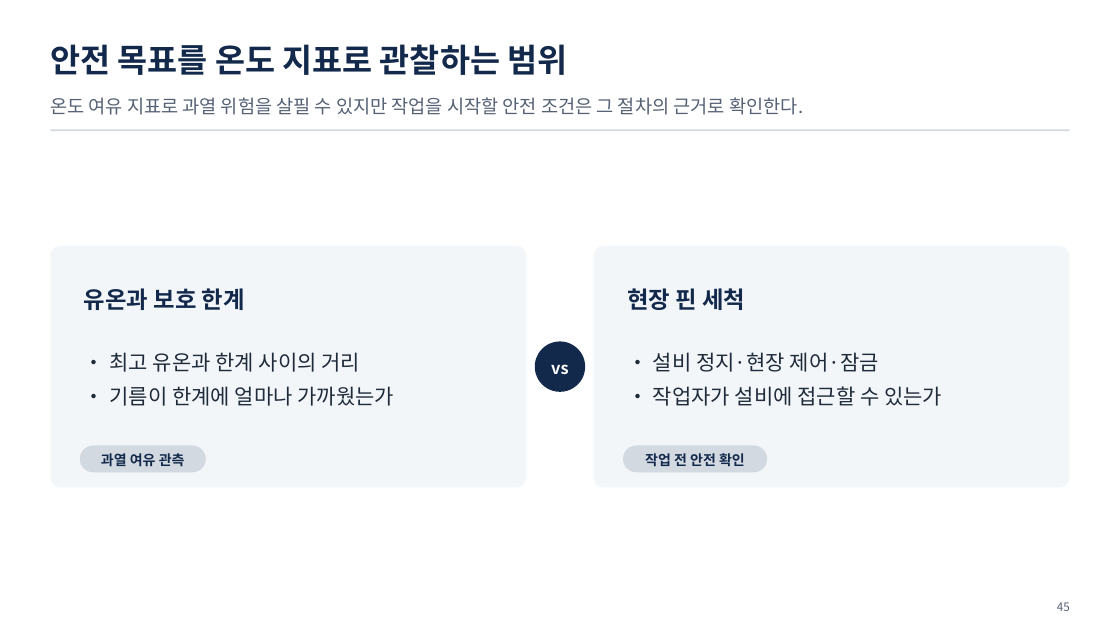
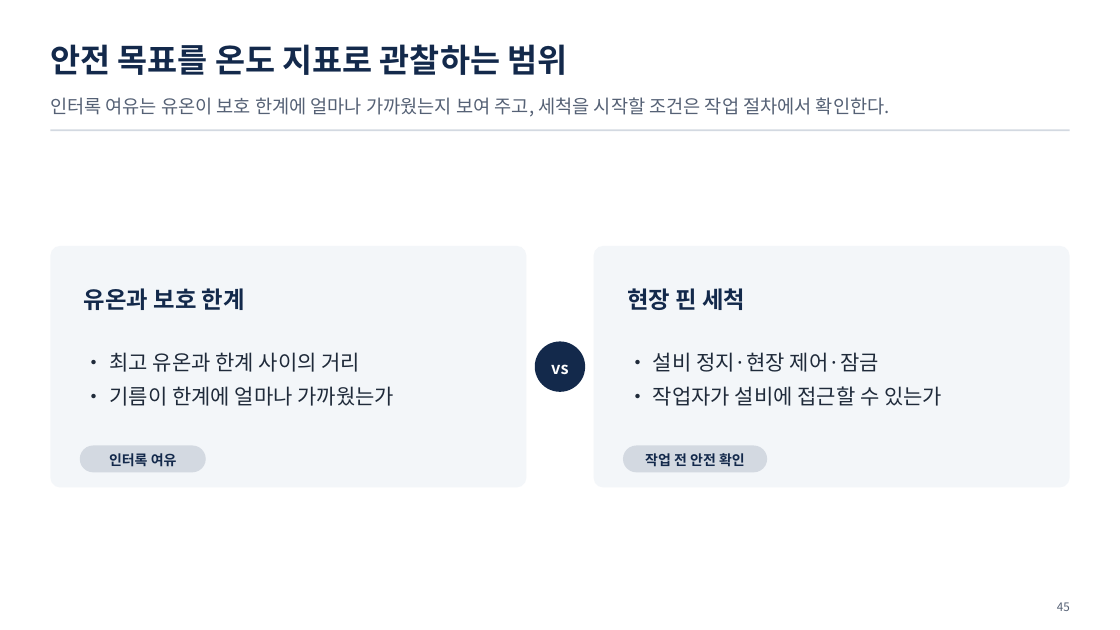
Before and after one commit to uengine-oss/hyd-iot-edu, a slide deck: slide 45 of workspace/강의제작/산출물/통합반/이론/03회차/통합반_03일차.pptx. Drawn at 1120x630 pixels with LibreOffice and Linux fonts; fonts in the diff are those of the drawing. Boxes give left, top, right and bottom in pixels: in the first picture for what was removed or moved away, otherwise in the second. Text is boxed around its words. In the diff, an @@ line names an element or a change of style, - is before the commit and + after.

Commit message:
통합 3회차에서 전략 목표와 납기·세척 확인 기준을 실제 근거에 맞춤

```diff
--- a/workspace/강의제작/산출물/통합반/이론/03회차/통합반_03일차.pptx
+++ b/workspace/강의제작/산출물/통합반/이론/03회차/통합반_03일차.pptx
@@ text at box(50, 97, 890, 117): text changed @@
-온도 여유 지표로 과열 위험을 살필 수 있지만 작업을 시작할 안전 조건은 그 절차의 근거로 확인한다.
+인터록 여유는 유온이 보호 한계에 얼마나 가까웠는지 보여 주고, 세척을 시작할 조건은 작업 절차에서 확인한다.
@@ text at box(109, 453, 177, 467): text changed @@
-과열 여유 관측
+인터록 여유
```
Also in this commit, not shown: 3 other slides changed, 4 other files.
